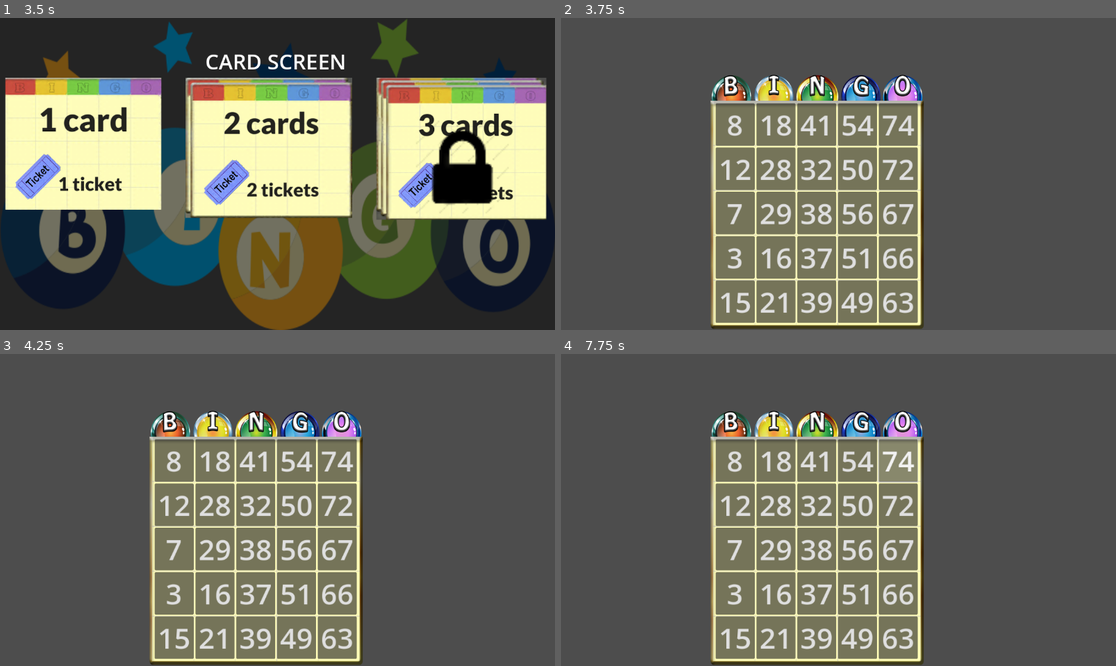
Above: before the commit, frames 1-4 (two rows, left to right).
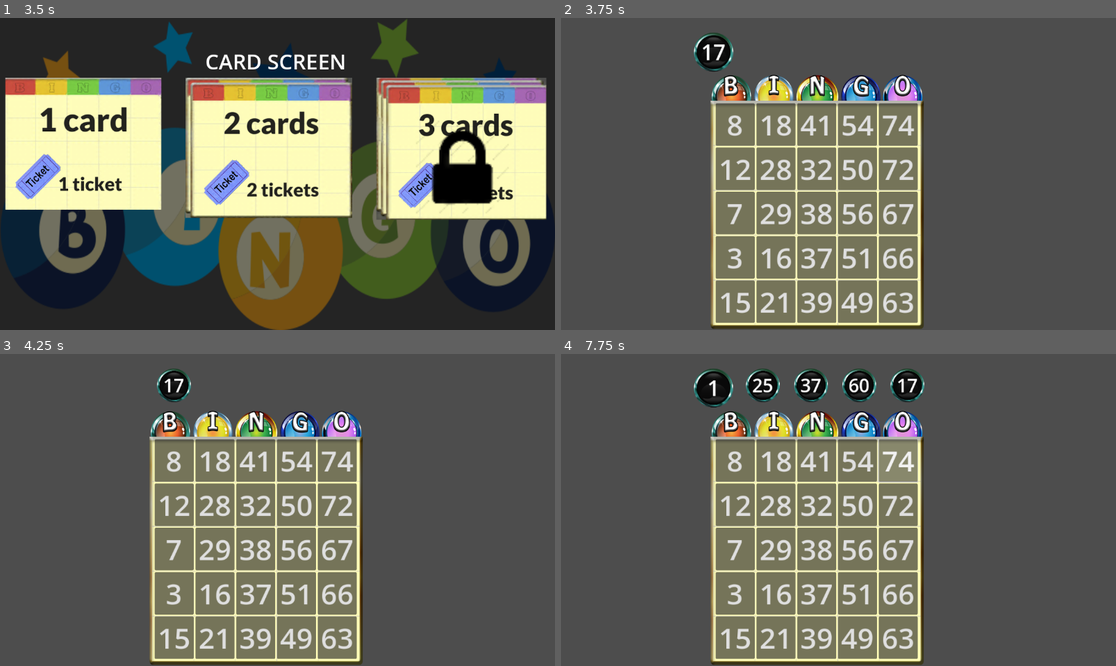
Above: after the commit, the same moments.

Repository: FuadAhmad/dgd-team-repo
Game: Godot game, scene res://main.tscn
Same seed, same stepped clock (60 frames per second), same inputs: the game is played once before the commit and once after it.
Inputs (mouse positions are in pixels of both pictures, inside the frame that each line leads up to):
- Up to frame 1 (3.5 s): click (499, 192) at 0.5 s; click (499, 192) at 1.25 s; click (499, 192) at 2 s; tap Enter at 2.75 s; move the mouse to (166, 192) at 2.77 s; click (166, 192) at 2.92 s
- Up to frame 2 (3.75 s): click (644, 149) at 3.5 s
- Up to frame 3 (4.25 s): no input
- Up to frame 4 (7.75 s): click "8" at 4.25 s; click "18" at 5 s; click "41" at 5.75 s; click "54" at 6.5 s; click "74" at 7.25 s

Frame 1 is identical in both runs. In frame 2, 0.7% of the frame differs, in the area x 23-32%, y 4-18%; in frame 3, 0.5%; in frame 4, 2.7%, in the area x 23-66%, y 4-18%.
Error before the commit: Parse Error: Identifier "is_ball_calling" not declared in the current scope. (res://Gameplay/gameplay.gd:17)

Commit message:
Update gameplay.gd
added changes of gameplay

Diff:
--- a/Gameplay/gameplay.gd
+++ b/Gameplay/gameplay.gd
@@ -1,6 +1,9 @@
 extends Node2D
 
 var number_to_call = []
+var called_index = 0
+var ball_call_interval = 1
+var is_ball_calling = true
 
 # Called when the node enters the scene tree for the first time.
 func _ready() -> void:
